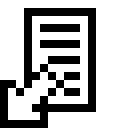
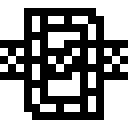
Comparing the layer stacks of the two (128, 128) images. Changes:
hid "Save" over 0, 16, 96, 128
renamed "Sort" to "Crop", showed it, moved it below "Looped", painted on it over 0, 16, 128, 120
